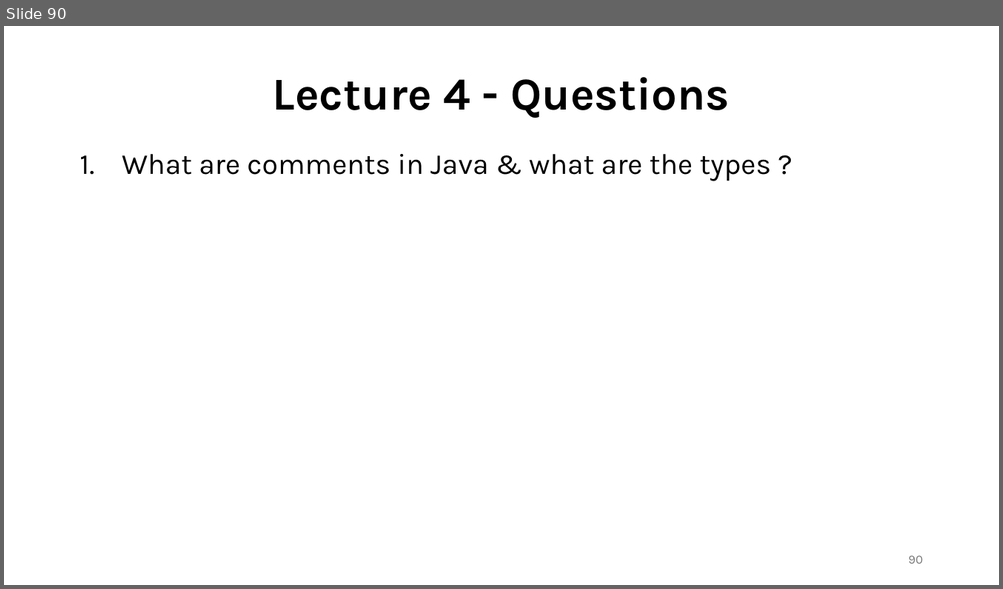
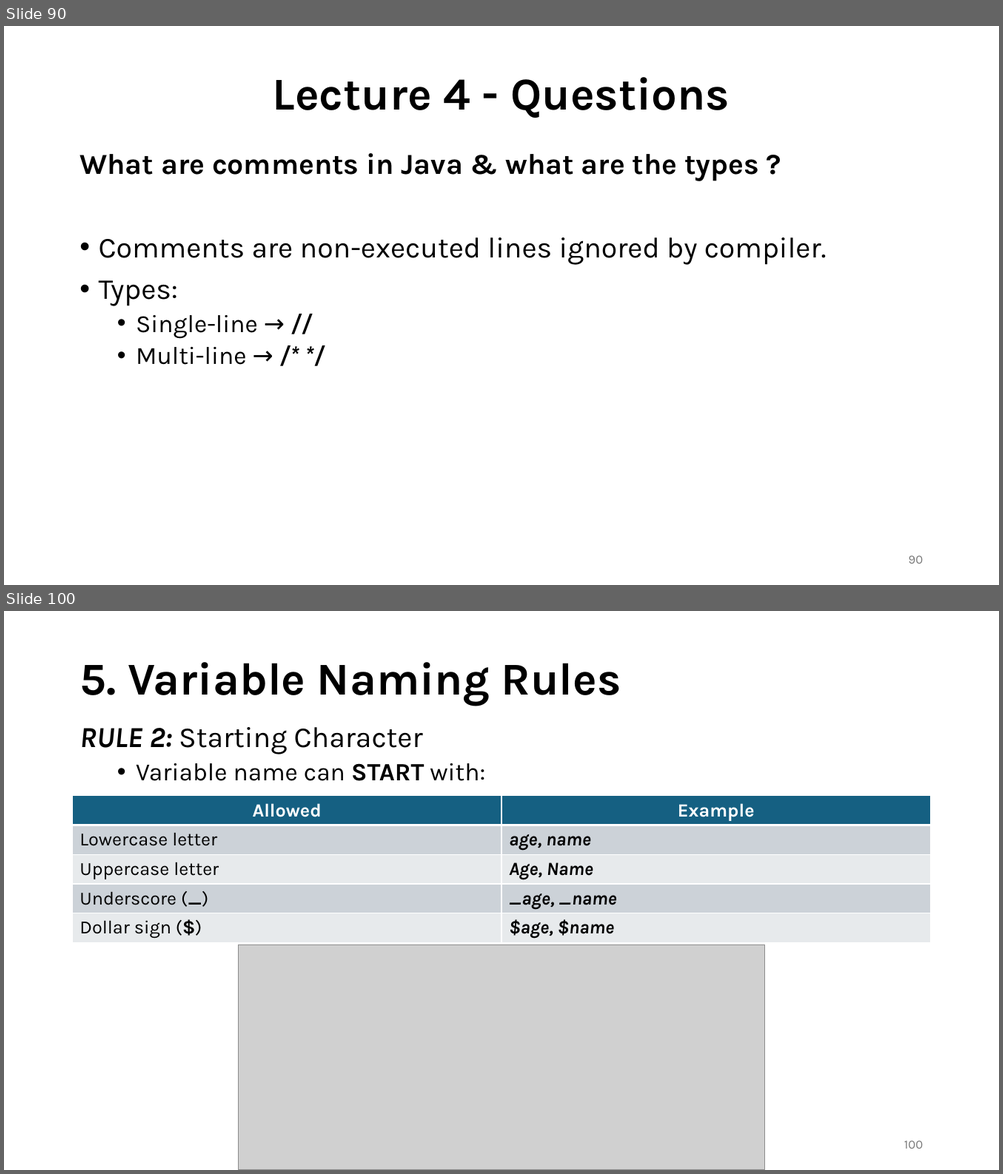
Before and after one commit to shubham-singh-12/Notes, a slide deck: Java with DSA.pptx. Shown one above the other, each under a label of ours: slide 90 before the commit, slides 90 and 100 after it; the slides between them are not shown. The pictures are 1003x589 and 1003x1174 pixels, drawn with LibreOffice and Linux fonts; fonts in the diff are those of the drawing; grey boxes stand for pictures. Boxes give left, top, right and bottom in pixels: in the first picture for what was removed or moved away, otherwise in the second. Text is boxed around its words. In the diff, an @@ line names an element or a change of style, - is before the commit and + after.

```diff
--- a/Java with DSA.pptx
+++ b/Java with DSA.pptx
@@ slide 100 added at (x1=4, y1=611, x2=999, y2=1170), background #FFFFFF @@
@@ title added at (x1=79, y1=662, x2=621, y2=706), 44 pt, text #000000, bold @@
+5. Variable Naming Rules
@@ text added at (x1=79, y1=727, x2=485, y2=781), 24 pt, text #000000 @@
+RULE 2: Starting Character
+  • Variable name can START with:
@@ table added at (x1=73, y1=796, x2=930, y2=945), 5 rows, 2 columns @@
+Allowed | Example
+Lowercase letter | age, name
+Uppercase letter | Age, Name
+Underscore (_) | _age, _name
+Dollar sign ($) | $age, $name
@@ picture added at (x1=239, y1=945, x2=764, y2=1170) @@
@@ page number added at (x1=904, y1=1141, x2=922, y2=1149), 12 pt, text #797979 @@
+100
@@ slide 90 changed as well @@
@@ text at (x1=79, y1=153, x2=758, y2=181): bold on in "What are comments in Java & what ..."; bullet 1. to none @@
@@ text at (x1=99, y1=238, x2=826, y2=365): paragraphs added @@
+• Comments are non-executed lines ignored by compiler.
+• Types:
+  • Single-line → //
+  • Multi-line → /* */
```
Also in this commit, not shown: 12 other slides changed, 96 other slides added.
